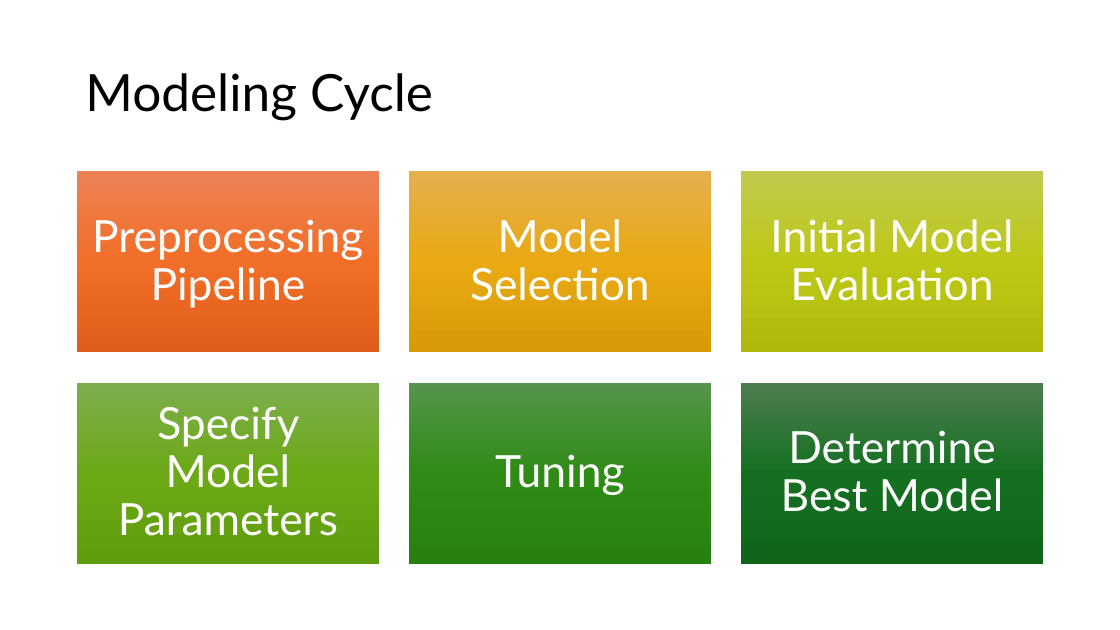
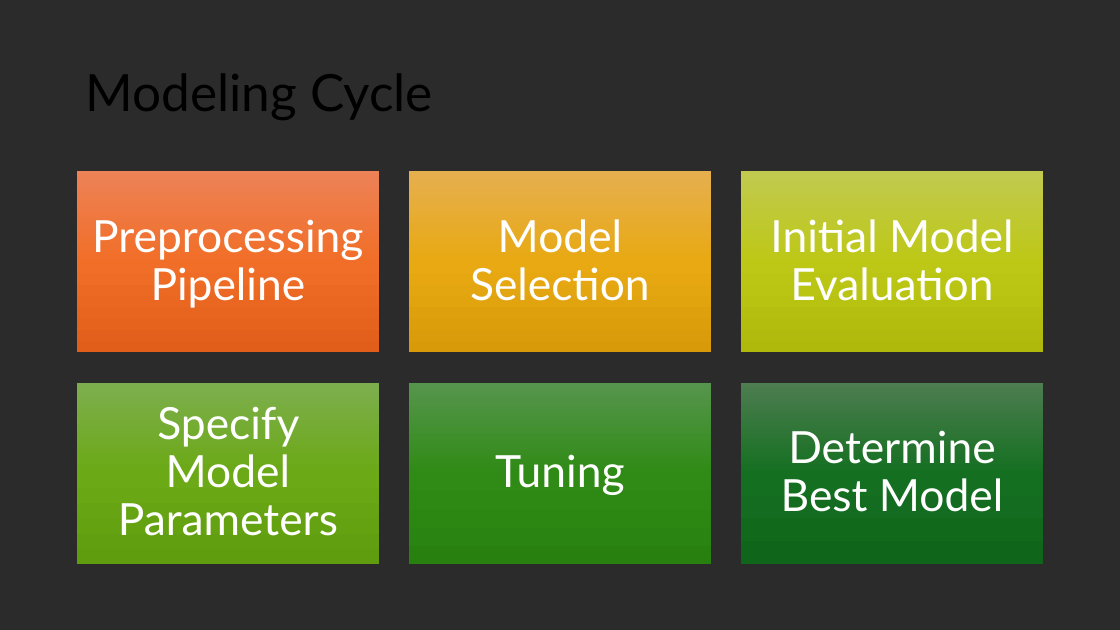
Before and after one commit to tkoche3/ISDS7075, a slide deck: slide 8 of ISDS 7075 Final Presentation.pptx. Drawn at 1120x630 pixels with LibreOffice and Linux fonts; fonts in the diff are those of the drawing; background and template pictures are left out; a plain dark background stands for a picture behind light text. Boxes give left, top, right and bottom in pixels: in the first picture for what was removed or moved away, otherwise in the second. Text is boxed around its words. In the diff, an @@ line names an element or a change of style, - is before the commit and + after.

Commit message:
Formatting

```diff
--- a/ISDS 7075 Final Presentation.pptx
+++ b/ISDS 7075 Final Presentation.pptx
@@ background #FFFFFF to picture (left out) @@
```
